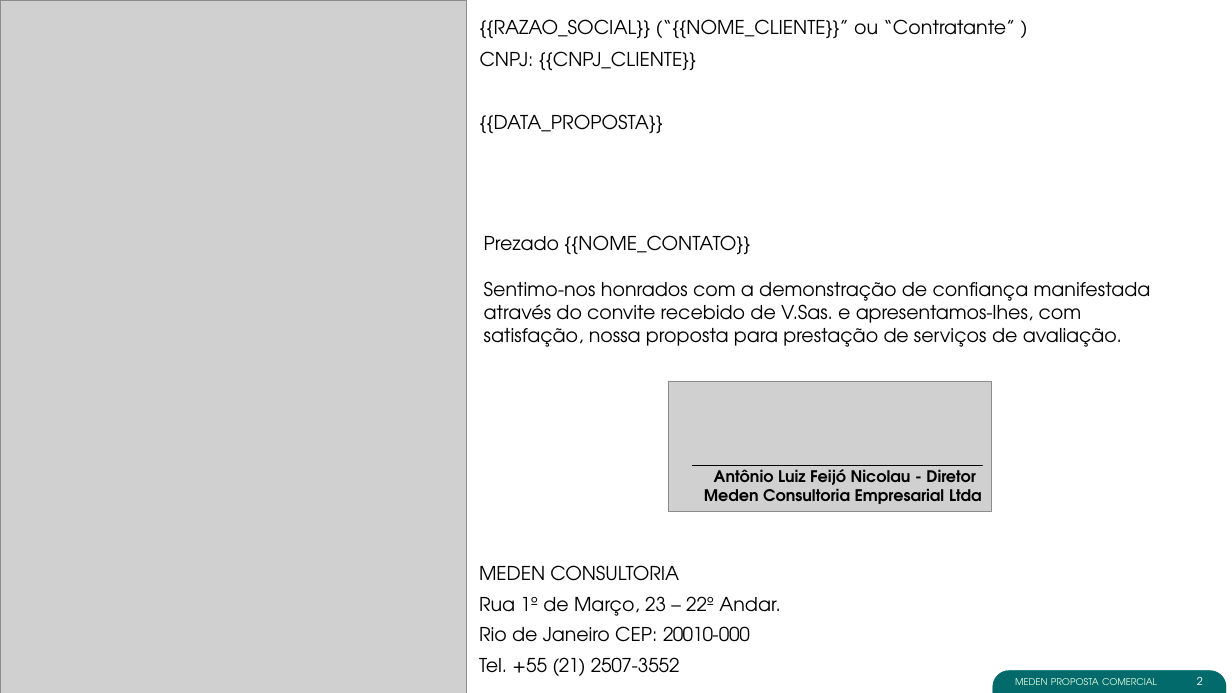
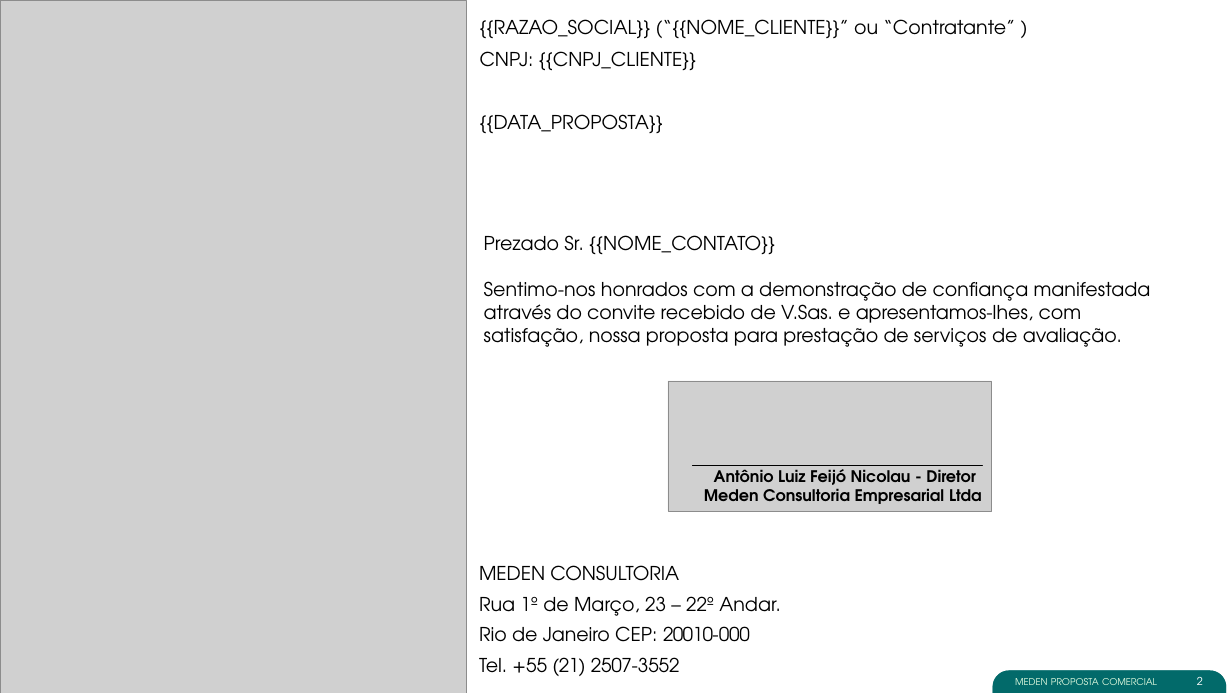
Before and after one commit to lucaspasqualini/proposal-compass-flow, a slide deck: slide 2 of public/templates/proposta_modelo.pptx. Drawn at 1232x693 pixels with LibreOffice and Linux fonts; fonts in the diff are those of the drawing; grey boxes stand for pictures. Boxes give left, top, right and bottom in pixels: in the first picture for what was removed or moved away, otherwise in the second. Text is boxed around its words. In the diff, an @@ line names an element or a change of style, - is before the commit and + after.

```diff
--- a/public/templates/proposta_modelo.pptx
+++ b/public/templates/proposta_modelo.pptx
@@ text at <box>484,235,775,254</box>: text changed @@
-Prezado {{NOME_CONTATO}}
+Prezado Sr. {{NOME_CONTATO}}
```
Also in this commit, not shown: 2 other slides changed.
